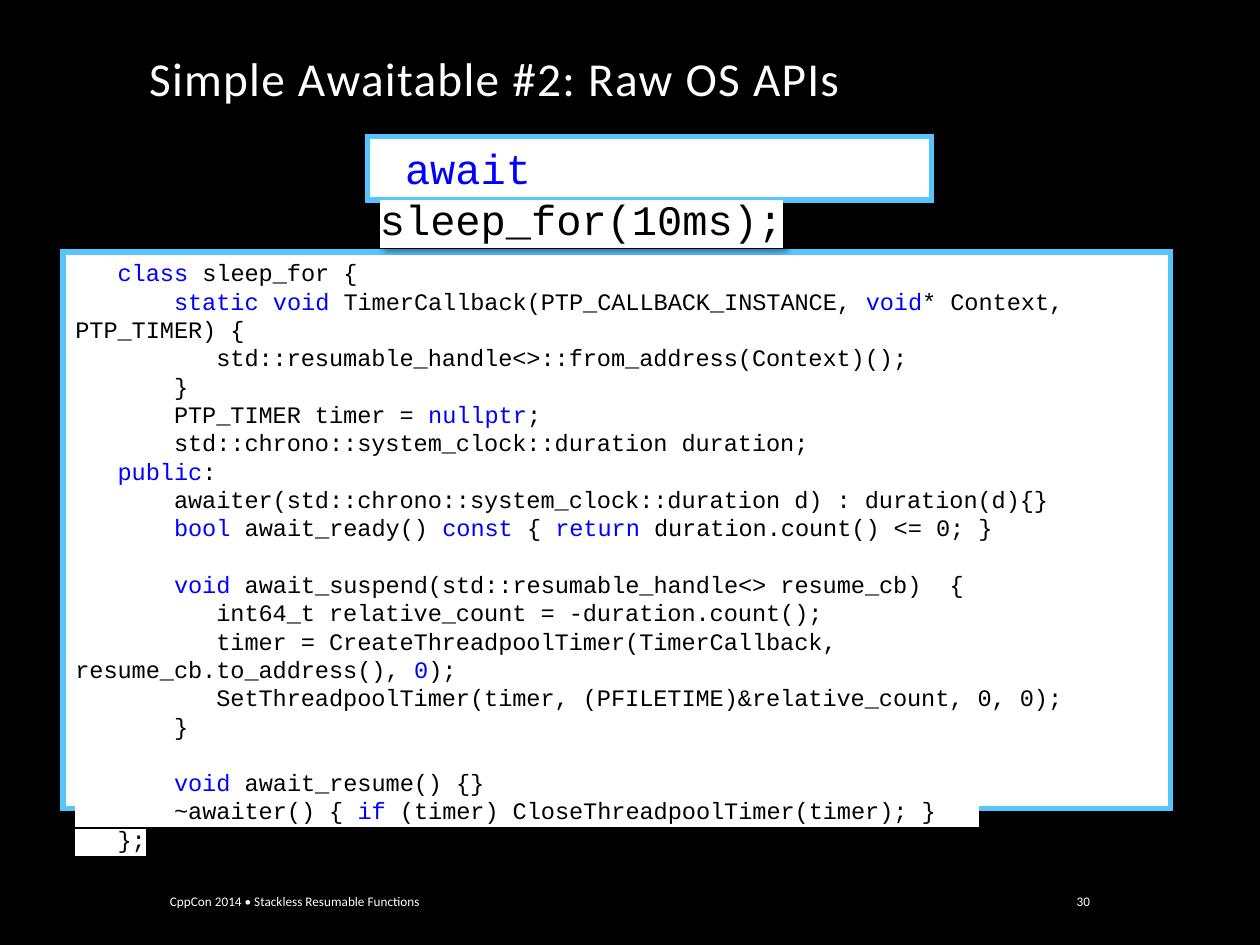
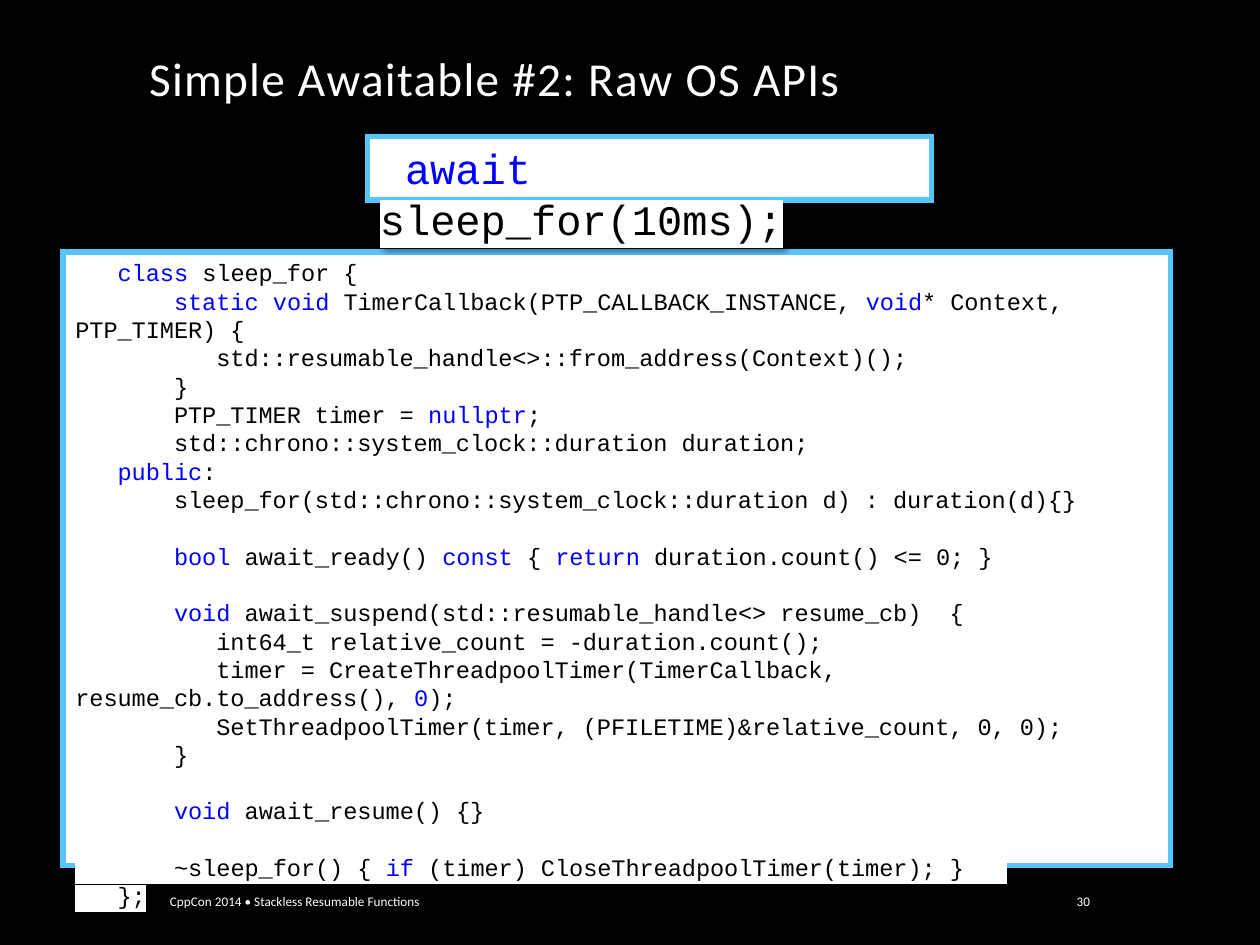
Before and after one commit to GorNishanov/await, a slide deck: slide 30 of Stackless Resumable Functions - Gor Nishanov - CppCon 2014.pptx. Drawn at 1260x945 pixels with LibreOffice and Linux fonts; fonts in the diff are those of the drawing; background and template pictures are left out. Boxes give left, top, right and bottom in pixels: in the first picture for what was removed or moved away, otherwise in the second. Text is boxed around its words. In the diff, an @@ line names an element or a change of style, - is before the commit and + after.

Commit message:
fixed typo, added backup slides removed earlier

```diff
--- a/Stackless Resumable Functions - Gor Nishanov - CppCon 2014.pptx
+++ b/Stackless Resumable Functions - Gor Nishanov - CppCon 2014.pptx
@@ rectangle "class sleep_for {" resized from (x1=63, y1=252, x2=1171, y2=809) to (x1=63, y1=252, x2=1171, y2=866) @@
@@ text in rectangle at (x1=174, y1=491, x2=1076, y2=513): text changed @@
-awaiter(std::chrono::system_clock::duration d) : duration(d){}
+sleep_for(std::chrono::system_clock::duration d) : duration(d){}
@@ text in rectangle at (x1=174, y1=859, x2=936, y2=881): text changed @@
-~awaiter() { if (timer) CloseThreadpoolTimer(timer); }
+~sleep_for() { if (timer) CloseThreadpoolTimer(timer); }
```
Also in this commit, not shown: 6 slides added, 2 other files.
